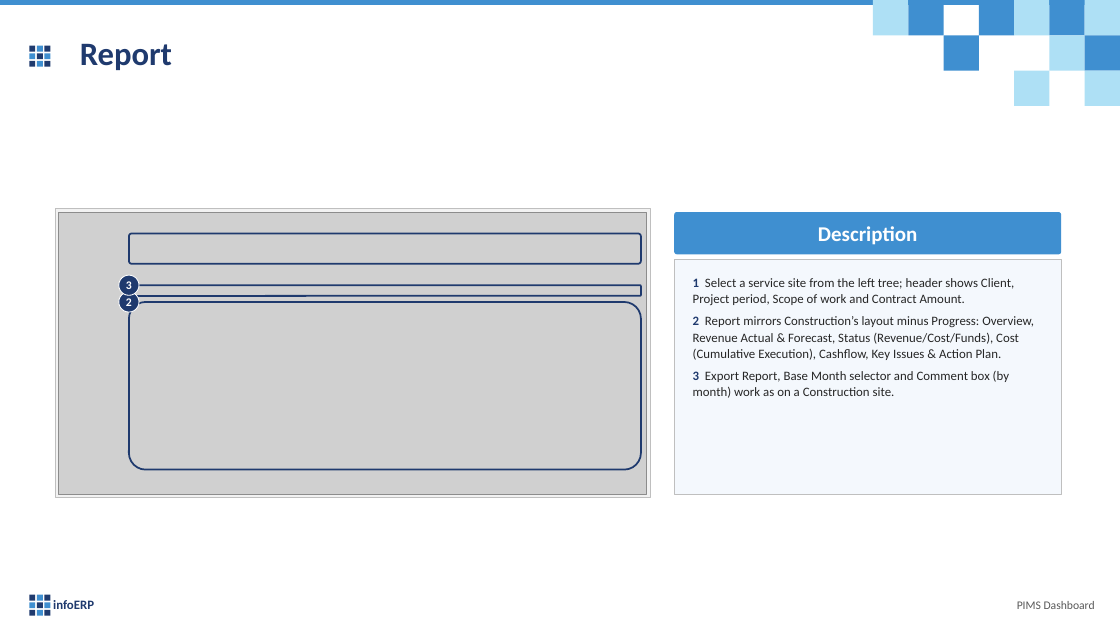
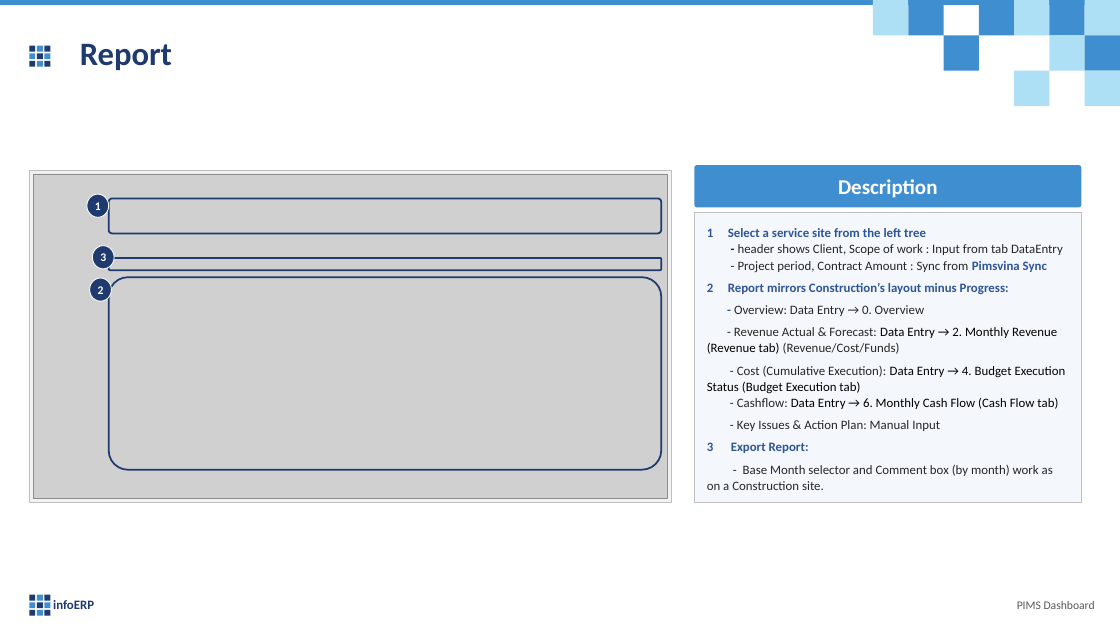
Before and after one commit to truongCLT/PIMS-DASHBOARD, a slide deck: slide 33 of docs/PIMS_Dashboard_User_Guide_Condensed.pptx (slide 30 before the commit). Drawn at 1120x630 pixels with LibreOffice and Linux fonts; fonts in the diff are those of the drawing; grey boxes stand for pictures. Boxes give left, top, right and bottom in pixels: in the first picture for what was removed or moved away, otherwise in the second. Text is boxed around its words. In the diff, an @@ line names an element or a change of style, - is before the commit and + after.

```diff
--- a/docs/PIMS_Dashboard_User_Guide_Condensed.pptx
+++ b/docs/PIMS_Dashboard_User_Guide_Condensed.pptx
@@ rectangle: place and size @@
-rectangle at [55,208,650,497]
+rectangle at [29,170,671,502]
@@ picture: place and size @@
-picture at [59,212,647,494]
+picture at [33,174,667,498]
@@ rounded rectangle "Description": place and size @@
-rounded rectangle "Description" at [675,212,1062,254]
+rounded rectangle "Description" at [695,166,1082,208]
@@ ellipse added at [87,194,108,218], fill #1F3A6E, outline #FFFFFF 0.75 pt, 10 pt, text #FFFFFF, bold @@
+1
@@ rounded rectangle: place and size @@
-rounded rectangle at [129,234,641,264]
+rounded rectangle at [108,198,661,234]
@@ rectangle: place and size @@
-rectangle at [675,260,1062,494]
+rectangle at [695,213,1082,502]
@@ text at [707,228,1066,490]: text changed @@
-1 Select a service site from the left tree; header shows Client, Project period, Scope of work and Contract Amount.
-2 Report mirrors Construction’s layout minus Progress: Overview, Revenue Actual & Forecast, Status (Revenue/Cost/Funds), Cost (Cumulative Execution), Cashflow, Key Issues & Action Plan.
-3 Export Report, Base Month selector and Comment box (by month) work as on a Construction site.
+1 Select a service site from the left tree
+  - header shows Client, Scope of work : Input from tab DataEntry
+  - Project period, Contract Amount : Sync from Pimsvina Sync
+2 Report mirrors Construction’s layout minus Progress:
+- Overview: Data Entry → 0. Overview
+- Revenue Actual & Forecast: Data Entry → 2. Monthly Revenue (Revenue tab) (Revenue/Cost/Funds)
+- Cost (Cumulative Execution): Data Entry → 4. Budget Execution Status (Budget Execution tab)
+- Cashflow: Data Entry → 6. Monthly Cash Flow (Cash Flow tab)
+- Key Issues & Action Plan: Manual Input
+3 Export Report:
+- Base Month selector and Comment box (by month) work as on a Construction site.
@@ ellipse "3": place and size @@
-ellipse "3" at [118,276,139,296]
+ellipse "3" at [92,245,114,269]
@@ rounded rectangle: place and size @@
-rounded rectangle at [129,286,641,297]
+rounded rectangle at [108,258,661,271]
@@ ellipse "2": place and size @@
-ellipse "2" at [118,292,139,312]
+ellipse "2" at [90,278,112,302]
@@ rounded rectangle: place and size @@
-rounded rectangle at [129,302,641,470]
+rounded rectangle at [108,277,661,470]
```
Also in this commit, not shown: 36 other slides changed, 4 slides added, 1 slide removed, 7 other files.
